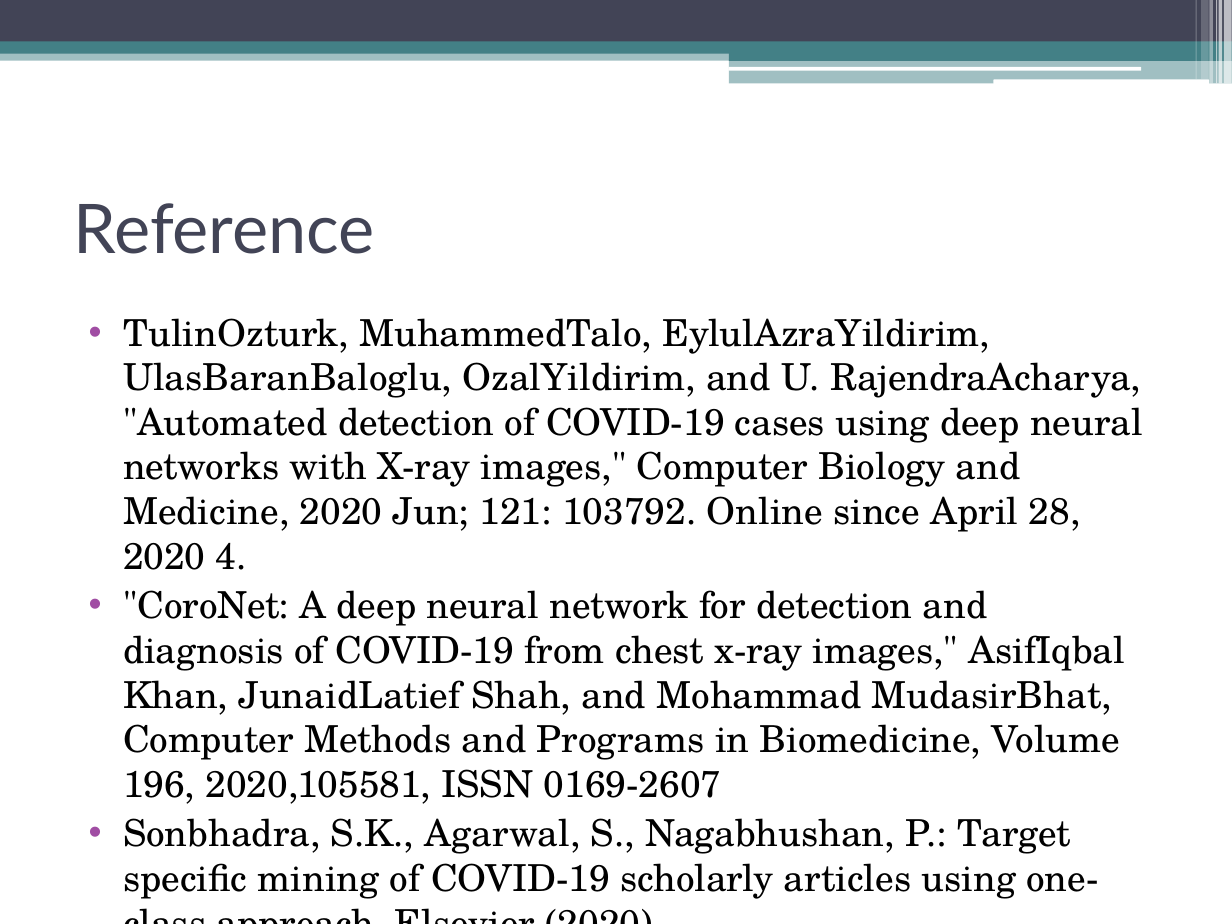
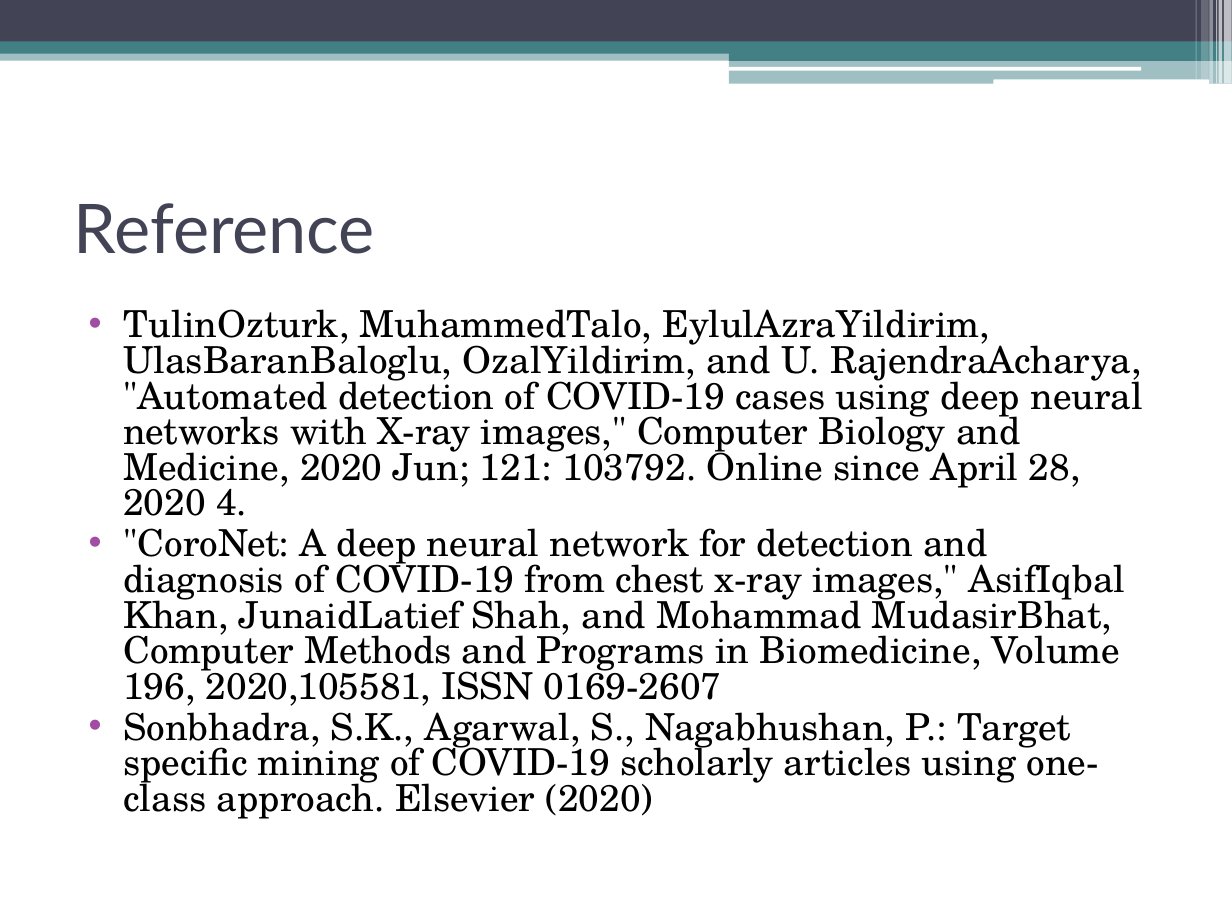
Before and after one commit to sxt30020/Project, a slide deck: slide 12 of covid19.pptx (slide 11 before the commit). Drawn at 1232x924 pixels with LibreOffice and Linux fonts; fonts in the diff are those of the drawing. Boxes give left, top, right and bottom in pixels: in the first picture for what was removed or moved away, otherwise in the second. Text is boxed around its words. In the diff, an @@ line names an element or a change of style, - is before the commit and + after.

Commit message:
updated ppt

```diff
--- a/covid19.pptx
+++ b/covid19.pptx
@@ rectangle at bbox=[729, 59, 1232, 84]: mirrored; rotation 0 to 180 degrees @@
@@ text "TulinOzturk, MuhammedTalo, EylulAzraYildirim, UlasBaranBalog ..." at bbox=[123, 309, 1143, 819]: line spacing 1 to 0.8; less space between paragraphs @@
```
Also in this commit, not shown: 10 other slides changed, 1 slide added, 1 other file.
